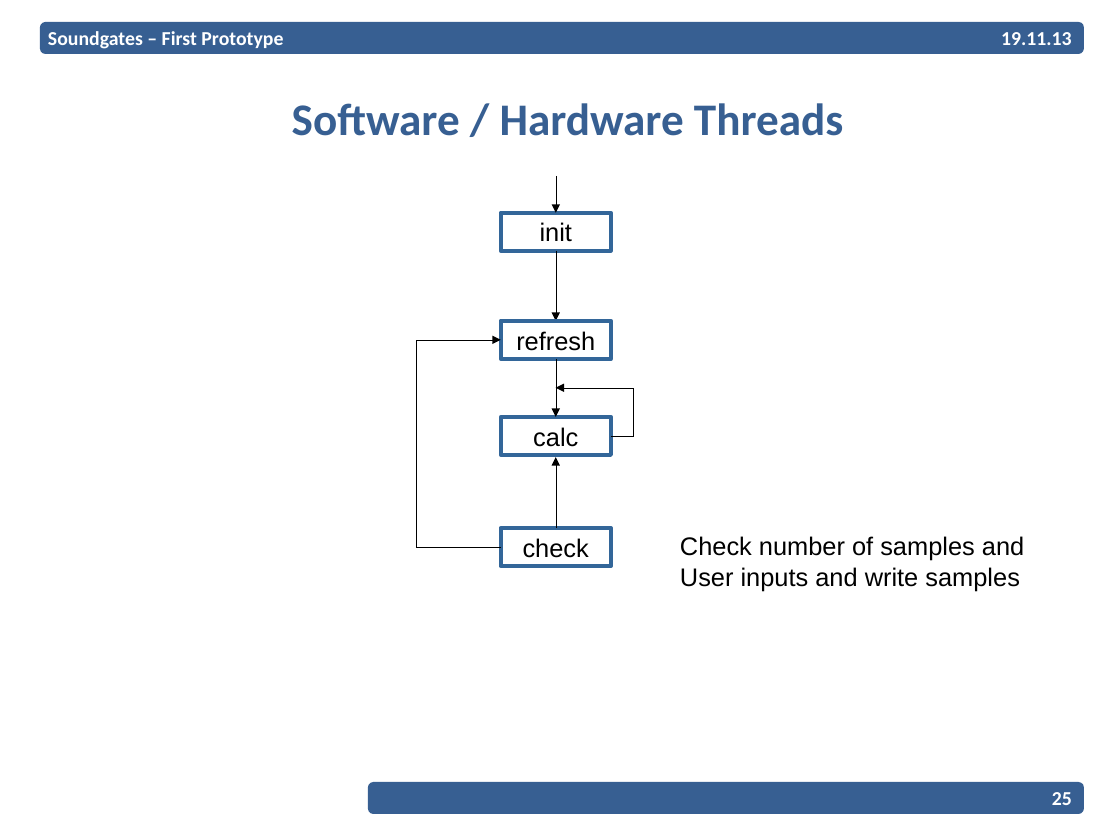
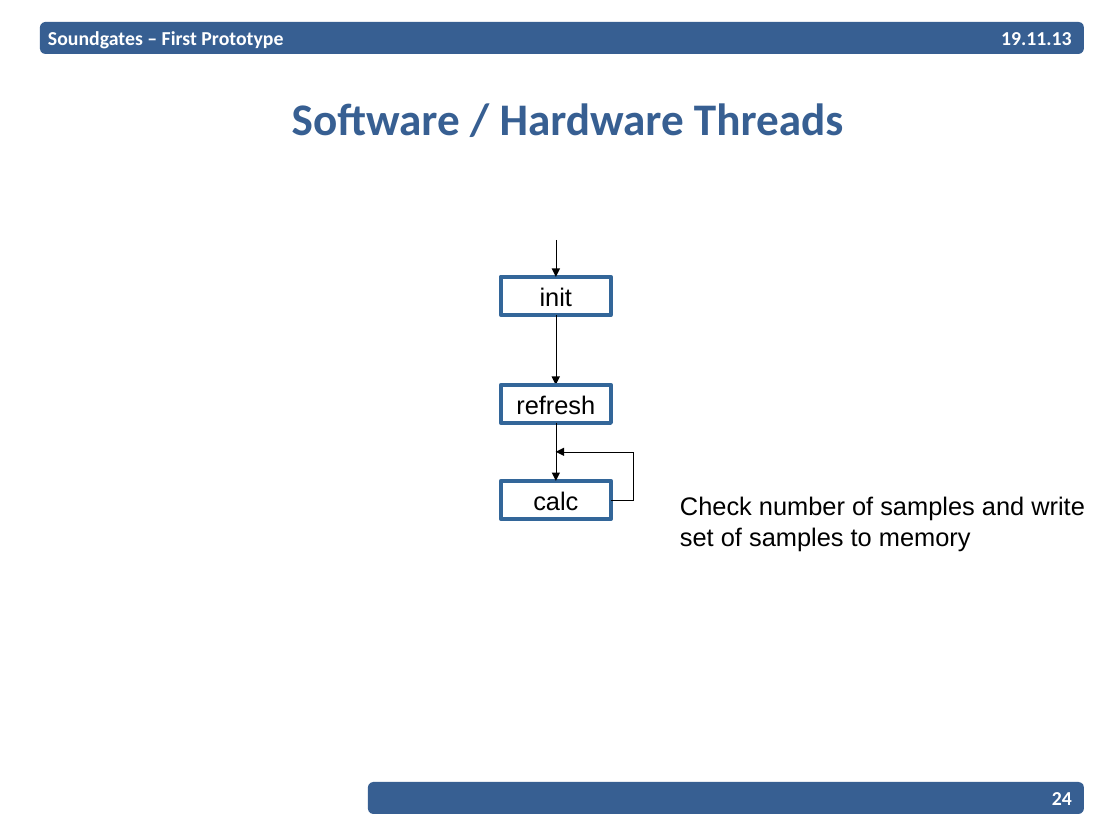
Before and after one commit to EPiCS/soundgates, a slide deck: slide 24 of documents/milestone1-2-presentation/Presentation.odp (slide 25 before the commit). Drawn at 1120x840 pixels with LibreOffice and Linux fonts; fonts in the diff are those of the drawing; background and template pictures are left out. Boxes give left, top, right and bottom in pixels: in the first picture for what was removed or moved away, otherwise in the second. Text is boxed around its words. In the diff, an @@ line names an element or a change of style, - is before the commit and + after.

Commit message:
deleted check state

```diff
--- a/documents/milestone1-2-presentation/Presentation.odp
+++ b/documents/milestone1-2-presentation/Presentation.odp
@@ 4 elbow arrows, 3 rectangles: place and size @@
-4 elbow arrows, 3 rectangles at box(501, 176, 633, 455)
+4 elbow arrows, 3 rectangles at box(501, 240, 633, 519)
@@ elbow arrow removed from (501, 547) to (501, 339) @@
@@ elbow arrow removed from (556, 528) to (556, 457) @@
@@ text at box(680, 496, 1085, 551): text changed @@
-Check number of samples and
-User inputs and write samples
+Check number of samples and write
+set of samples to memory
@@ rectangle removed at box(501, 528, 611, 567) @@
-check
@@ page number at box(1052, 792, 1072, 805): text changed @@
-25
+24
```
Also in this commit, not shown: 3 other slides changed, 1 slide removed.
